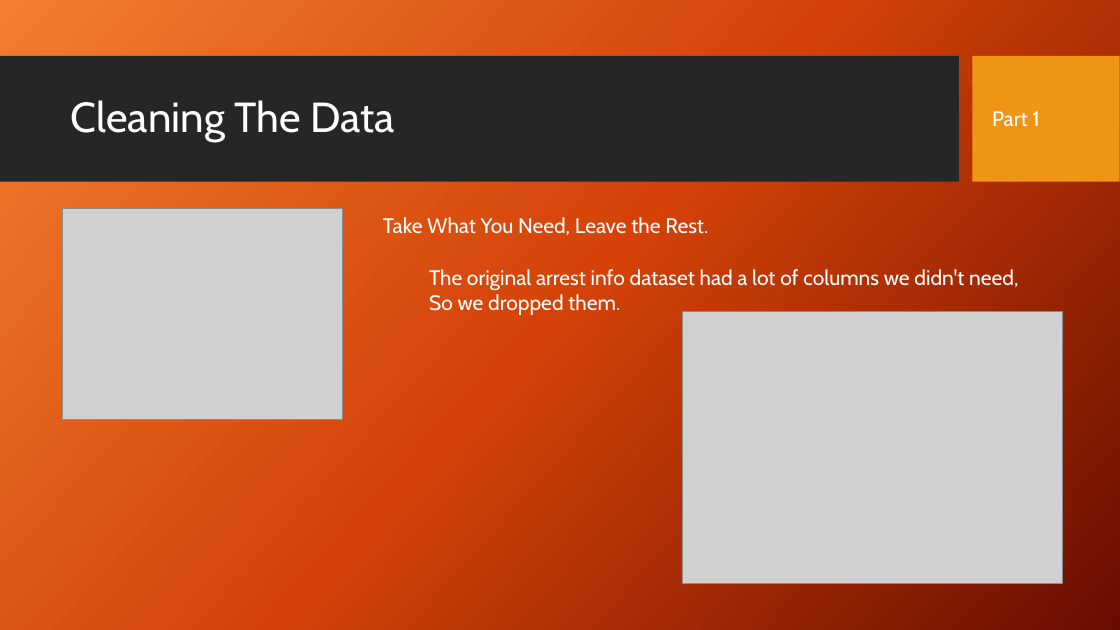
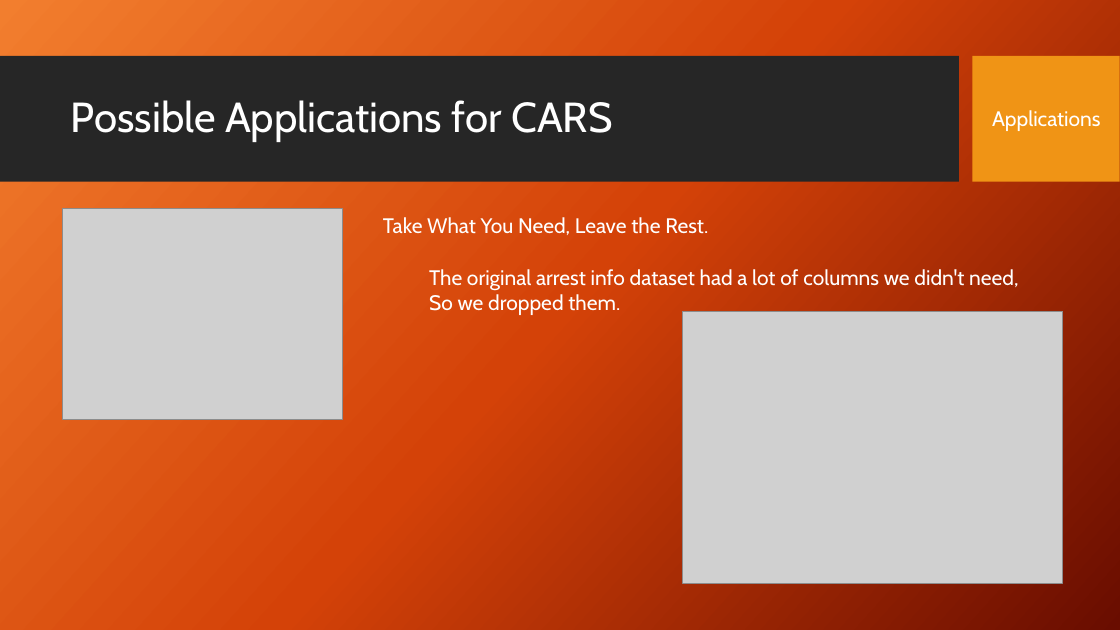
Before and after one commit to stephen-haslett/data612, a slide deck: slide 5 of SHaslettRecommenderSystemsInContext.pptx. Drawn at 1120x630 pixels with LibreOffice and Linux fonts; fonts in the diff are those of the drawing; grey boxes stand for pictures; background and template pictures are left out. Boxes give left, top, right and bottom in pixels: in the first picture for what was removed or moved away, otherwise in the second. Text is boxed around its words. In the diff, an @@ line names an element or a change of style, - is before the commit and + after.

```diff
--- a/SHaslettRecommenderSystemsInContext.pptx
+++ b/SHaslettRecommenderSystemsInContext.pptx
@@ title at bbox=[71, 100, 613, 142]: text changed @@
-Cleaning The Data
+Possible Applications for CARS
@@ text at bbox=[992, 110, 1101, 131]: text changed @@
-Part 1
+Applications
```
Also in this commit, not shown: 1 slide added, 8 slides removed.
